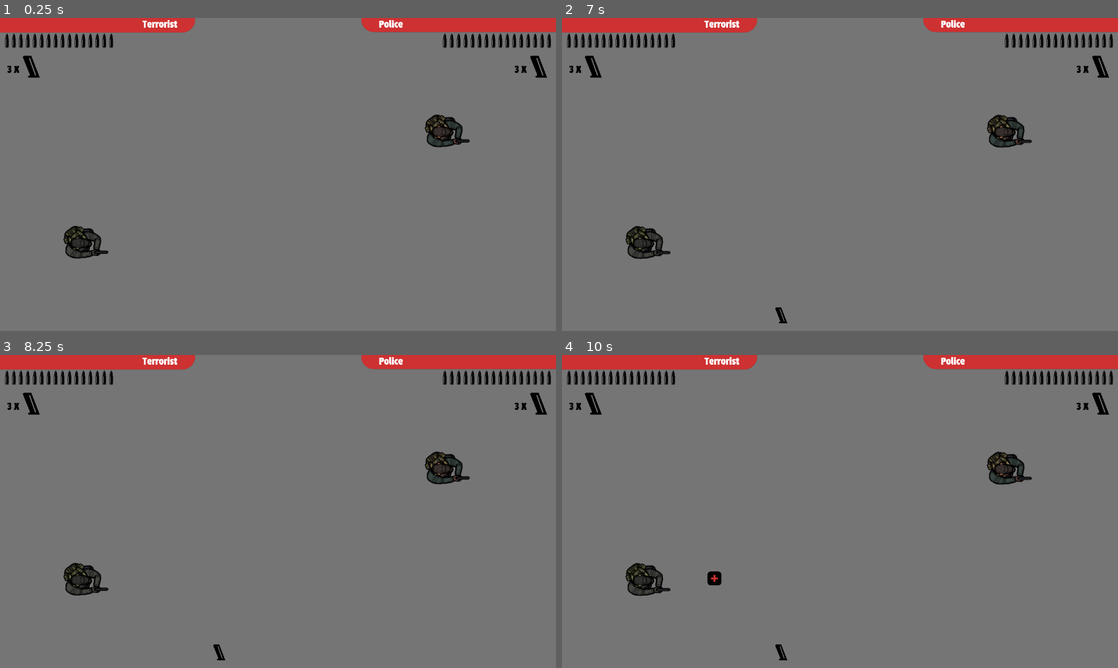
Above: before the commit, frames 1-4 (two rows, left to right).
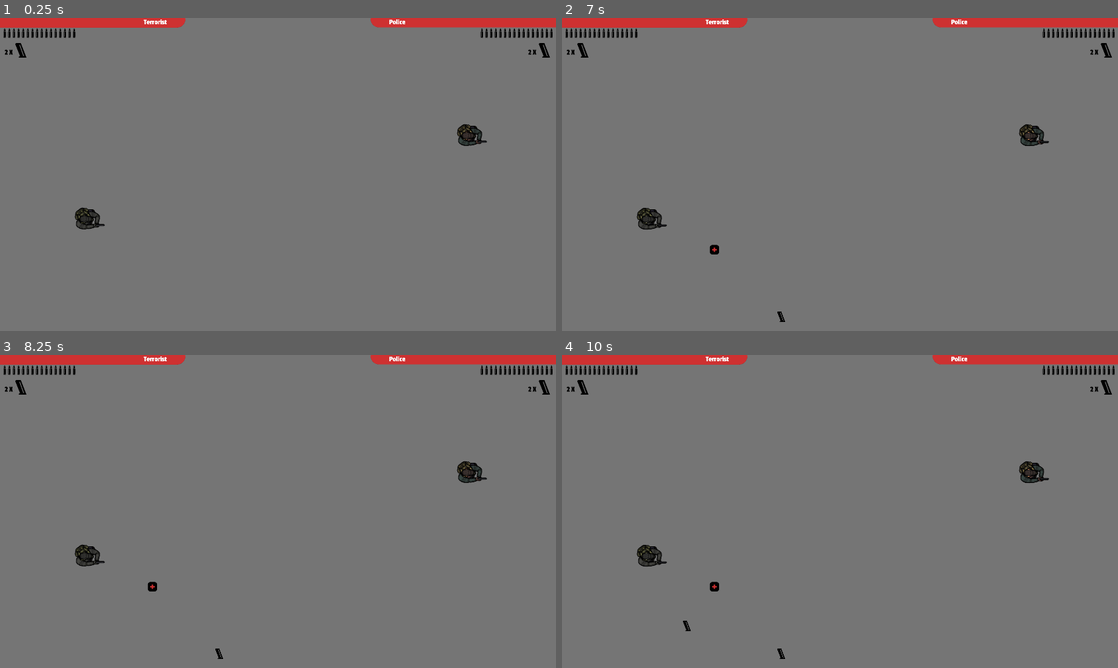
Above: after the commit, the same moments.

Repository: HassanHeydariNasab/du
Game: Godot game, scene res://Game.tscn
Two runs of this game, one before a commit and one after it. Both use one fixed random seed, a clock stepped at 60 frames per second and the inputs below.
Inputs:
- Up to frame 1 (0.25 s): no input
- Up to frame 2 (7 s): no input
- Up to frame 3 (8.25 s): no input
- Up to frame 4 (10 s): no input

The runs differ from the first frame. In frame 1, 4.4% of the frame differs, in the area x 0-100%, y 0-77%; in frame 2, 4.4%; in frame 3, 4.4%; in frame 4, 4.6%, in the area x 0-100%, y 0-98%.

Commit message:
Add hurt sounds

Diff:
--- a/Game.gd
+++ b/Game.gd
@@ -19,7 +19,7 @@
 	_Magazine.set_global_position(
 		Vector2(
 			rand_range(0, viewport.get_size().x),
-			rand_range(0,viewport.get_size().y)
+			rand_range(100, viewport.get_size().y)
 		)
 	)
 	Items.add_child(_Magazine)
@@ -30,7 +30,7 @@
 	_Health.set_global_position(
 		Vector2(
 			rand_range(0, viewport.get_size().x),
-			rand_range(0,viewport.get_size().y)
+			rand_range(100, viewport.get_size().y)
 		)
 	)
 	Items.add_child(_Health)
--- a/Game.tscn
+++ b/Game.tscn
@@ -30,11 +30,11 @@
 [node name="Players" type="Node2D" parent="."]
 
 [node name="Player0" parent="Players" instance=ExtResource( 2 )]
-position = Vector2( 192, 512 )
+position = Vector2( 304, 688 )
 scale = Vector2( 0.5, 0.5 )
 
 [node name="Player1" parent="Players" instance=ExtResource( 2 )]
-position = Vector2( 1024, 256 )
+position = Vector2( 1624, 400 )
 scale = Vector2( 0.5, 0.5 )
 id = "1"
 
@@ -43,15 +43,14 @@
 [node name="HUD" type="CanvasLayer" parent="."]
 
 [node name="Health0" type="ProgressBar" parent="HUD"]
-margin_left = 449.0
-margin_right = 898.0
+margin_left = 640.0
+margin_right = 1280.0
 margin_bottom = 33.0
 rect_scale = Vector2( -1, 1 )
 custom_styles/fg = ExtResource( 4 )
 custom_styles/bg = ExtResource( 5 )
-max_value = 50.0
 step = 1.0
-value = 50.0
+value = 100.0
 percent_visible = false
 __meta__ = {
 "_edit_use_anchors_": false
@@ -60,21 +59,20 @@
 [node name="Health1" type="ProgressBar" parent="HUD"]
 anchor_left = 1.0
 anchor_right = 1.0
-margin_left = -448.0
+margin_left = -640.0
 margin_bottom = 32.0
 custom_styles/fg = ExtResource( 4 )
 custom_styles/bg = ExtResource( 5 )
-max_value = 50.0
 step = 1.0
-value = 50.0
+value = 100.0
 percent_visible = false
 __meta__ = {
 "_edit_use_anchors_": false
 }
 
 [node name="TerroristLabel" type="Label" parent="HUD"]
-margin_left = 328.0
-margin_right = 528.0
+margin_left = 496.0
+margin_right = 696.0
 margin_bottom = 72.0
 rect_scale = Vector2( 0.4, 0.4 )
 theme = ExtResource( 7 )
@@ -88,8 +86,8 @@
 [node name="PoliceLabel" type="Label" parent="HUD"]
 anchor_left = 1.0
 anchor_right = 1.0
-margin_left = -408.0
-margin_right = -269.0
+margin_left = -576.0
+margin_right = -437.0
 margin_bottom = 72.0
 rect_scale = Vector2( 0.4, 0.4 )
 theme = ExtResource( 7 )
@@ -138,7 +136,7 @@
 rect_scale = Vector2( 0.4, 0.4 )
 theme = ExtResource( 7 )
 custom_colors/font_color = Color( 0, 0, 0, 1 )
-text = "3 X"
+text = "2 X"
 __meta__ = {
 "_edit_use_anchors_": false
 }
@@ -149,14 +147,16 @@
 texture = ExtResource( 6 )
 
 [node name="Magazines1" type="Label" parent="HUD"]
-margin_left = 1184.0
+anchor_left = 1.0
+anchor_right = 1.0
+margin_left = -96.0
 margin_top = 104.0
-margin_right = 1255.0
+margin_right = -25.0
 margin_bottom = 176.0
 rect_scale = Vector2( 0.4, 0.4 )
 theme = ExtResource( 7 )
 custom_colors/font_color = Color( 0, 0, 0, 1 )
-text = "3 X"
+text = "2 X"
 __meta__ = {
 "_edit_use_anchors_": false
 }
@@ -231,11 +231,11 @@
 }
 
 [node name="MagazineTimer" type="Timer" parent="."]
+wait_time = 5.0
+autostart = true
+
+[node name="HealthTimer" type="Timer" parent="."]
 wait_time = 7.0
-autostart = true
-
-[node name="HealthTimer" type="Timer" parent="."]
-wait_time = 10.0
 autostart = true
 
 [connection signal="pressed" from="HUD/Menu/Rematch" to="." method="_on_Rematch_pressed"]
--- a/items/Health.gd
+++ b/items/Health.gd
@@ -12,7 +12,7 @@
 
 func _on_Health_body_entered(body):
 	$CollisionShape2D.free()
-	body.health += 1
+	body.health += 10
 	FadeOut.start()
 
 
--- /dev/null
+++ b/player/Blood.tscn
@@ -0,0 +1,3 @@
+[gd_scene format=2]
+
+[node name="Blood" type="Node2D"]
--- a/player/Player.gd
+++ b/player/Player.gd
@@ -1,6 +1,6 @@
 extends KinematicBody2D
 
-export var id: String = '0'
+export var id: String = '0' setget set_id
 
 const SPEED: int = 150
 var velocity: Vector2 = Vector2(0.0, 0.0)
@@ -9,10 +9,10 @@
 const BULLETS: int = 16
 var bullets: int = BULLETS setget set_bullets, get_bullets
 
-const MAGAZINES: int = 3
+const MAGAZINES: int = 2
 var magazines: int = MAGAZINES setget set_magazines
 
-const HEALTH: int = 5
+const HEALTH: int = 100
 var health: float = HEALTH setget set_health, get_health
 
 onready var HealthBar0: ProgressBar = get_node("../../HUD/Health0")
@@ -22,17 +22,25 @@
 onready var Magazines0: Label = get_node("../../HUD/Magazines0")
 onready var Magazines1: Label = get_node("../../HUD/Magazines1")
 
-onready var Feet = $Feet
-onready var Body = $Body
-onready var HandgunShoot = $HandgunShoot
-onready var HandgunFailure = $HandgunFailure
-onready var HandgunReload = $HandgunReload
+onready var Feet: AnimatedSprite = $Feet
+onready var Body: AnimatedSprite = $Body
+onready var HandgunShoot: AudioStreamPlayer = $HandgunShoot
+onready var HandgunFailure: AudioStreamPlayer = $HandgunFailure
+onready var HandgunReload: AudioStreamPlayer = $HandgunReload
 onready var GunPosition = $Body/GunPosition
 var Bullet = preload('res://player/Bullet.tscn')
 var _Bullet = null
 onready var Bullets = get_node('../../Bullets')
 
-onready var PickupSound = $PickupSound
+onready var PickupSound: AudioStreamPlayer = $PickupSound
+onready var HealingSound: AudioStreamPlayer = $HealingSound
+onready var HurtSounds: Array = [
+	$HurtSound1, $HurtSound2, $HurtSound3,
+	$HurtSound4, $HurtSound5, $HurtSound6,
+	$HurtSound7
+]
+var random_HurtSound: AudioStreamPlayer = null
+
 
 onready var Menu: Panel = get_node("../../HUD/Menu")
 onready var Winner: Label = get_node("../../HUD/Menu/Winner")
@@ -96,10 +104,20 @@
 		Body.play('idle')
 
 
+func set_id(value):
+	id = value
+
+
 func set_health(value):
+	if value > health:
+		HealingSound.play()
+	elif value < health:
+		random_HurtSound = HurtSounds[randi() % 7]
+		if (self.id == '1'):
+			(random_HurtSound as AudioStreamPlayer).set_pitch_scale(2)
+		random_HurtSound.play()
 	if value <= 0:
 		health = 0
-		print(id)
 		if self.id == '1':
 			Winner.set_text('Terrorist Wins!')
 		else:
--- a/player/Player.tscn
+++ b/player/Player.tscn
@@ -104,6 +104,14 @@
 [ext_resource path="res://player/sounds/387483__cosmicembers__empty-gun-failure-to-fire-trigger-pull.wav" type="AudioStream" id=102]
 [ext_resource path="res://player/sounds/204020__duckduckpony__weapons-gun-small-reload-003.wav" type="AudioStream" id=103]
 [ext_resource path="res://player/sounds/531903__bepis__pickup9.wav" type="AudioStream" id=104]
+[ext_resource path="res://player/sounds/536228__rudmer-rotteveel__velcro-pull-short.wav" type="AudioStream" id=105]
+[ext_resource path="res://player/sounds/188057__qubodup__ouchpain_1.wav" type="AudioStream" id=106]
+[ext_resource path="res://player/sounds/188057__qubodup__ouchpain_2.wav" type="AudioStream" id=107]
+[ext_resource path="res://player/sounds/188057__qubodup__ouchpain_5.wav" type="AudioStream" id=108]
+[ext_resource path="res://player/sounds/188057__qubodup__ouchpain_3.wav" type="AudioStream" id=109]
+[ext_resource path="res://player/sounds/188057__qubodup__ouchpain_6.wav" type="AudioStream" id=110]
+[ext_resource path="res://player/sounds/188057__qubodup__ouchpain_7.wav" type="AudioStream" id=111]
+[ext_resource path="res://player/sounds/188057__qubodup__ouchpain_4.wav" type="AudioStream" id=112]
 
 [sub_resource type="SpriteFrames" id=1]
 animations = [ {
@@ -178,5 +186,37 @@
 
 [node name="PickupSound" type="AudioStreamPlayer" parent="."]
 stream = ExtResource( 104 )
+volume_db = 20.0
+
+[node name="HealingSound" type="AudioStreamPlayer" parent="."]
+stream = ExtResource( 105 )
+
+[node name="HurtSound1" type="AudioStreamPlayer" parent="."]
+stream = ExtResource( 106 )
+volume_db = -10.0
+
+[node name="HurtSound2" type="AudioStreamPlayer" parent="."]
+stream = ExtResource( 107 )
+volume_db = -10.0
+
+[node name="HurtSound3" type="AudioStreamPlayer" parent="."]
+stream = ExtResource( 109 )
+volume_db = -10.0
+
+[node name="HurtSound4" type="AudioStreamPlayer" parent="."]
+stream = ExtResource( 112 )
+volume_db = -10.0
+
+[node name="HurtSound5" type="AudioStreamPlayer" parent="."]
+stream = ExtResource( 108 )
+volume_db = -10.0
+
+[node name="HurtSound6" type="AudioStreamPlayer" parent="."]
+stream = ExtResource( 110 )
+volume_db = -10.0
+
+[node name="HurtSound7" type="AudioStreamPlayer" parent="."]
+stream = ExtResource( 111 )
+volume_db = -5.0
 
 [connection signal="animation_finished" from="Body" to="." method="_on_Body_animation_finished"]
--- a/project.godot
+++ b/project.godot
@@ -16,8 +16,8 @@
 
 [display]
 
-window/size/width=1280
-window/size/height=720
+window/size/width=1920
+window/size/height=1080
 window/stretch/mode="viewport"
 window/stretch/aspect="keep"
 
Not shown: 1 places in player/Player.tscn that only renumber resources
Not shown, added: player/sounds/188057__qubodup__ouchpain_1.wav.import
Not shown, added: player/sounds/188057__qubodup__ouchpain_2.wav.import
Not shown, added: player/sounds/188057__qubodup__ouchpain_3.wav.import
Not shown, added: player/sounds/188057__qubodup__ouchpain_4.wav.import
Not shown, added: player/sounds/188057__qubodup__ouchpain_5.wav.import
Not shown, added: player/sounds/188057__qubodup__ouchpain_6.wav.import
Not shown, added: player/sounds/188057__qubodup__ouchpain_7.wav.import
Not shown, added: player/sounds/536228__rudmer-rotteveel__velcro-pull-short.wav.import
Not shown, changed: ATTRIBUTION.md
Not shown, added: player/sounds/188057__qubodup__ouchpain_1.wav
Not shown, added: player/sounds/188057__qubodup__ouchpain_2.wav
(and 6 more such lines)
